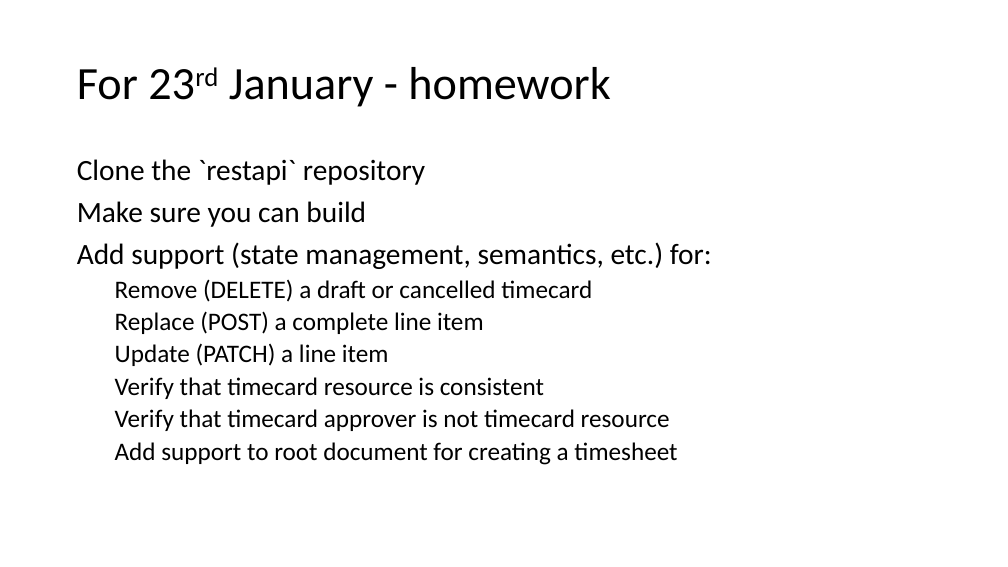
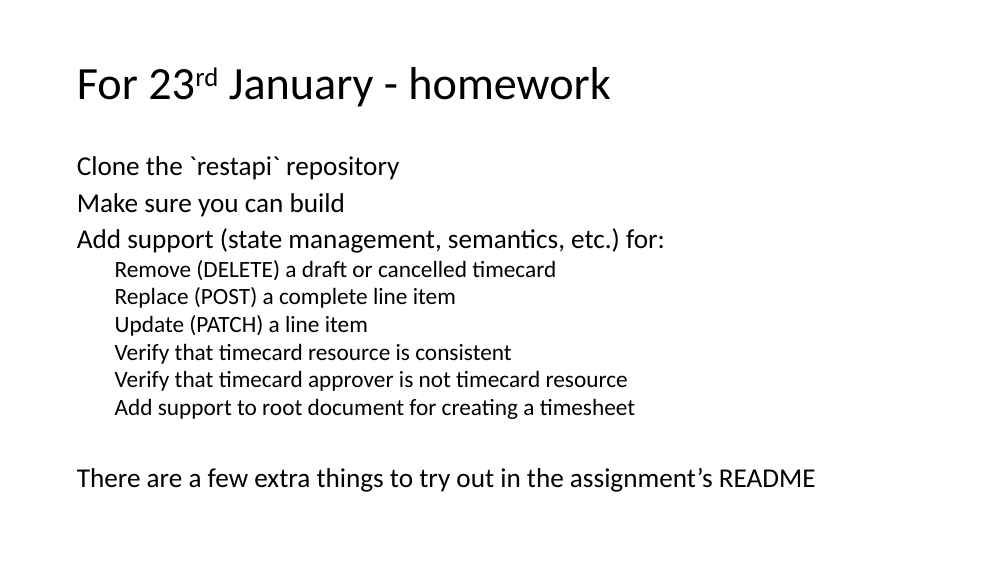
Before and after one commit to IrenaNiu/SU_CPSC_5200_20WQ, a slide deck: slide 22 of lectures/01 - API Design Part I.pptx. Drawn at 1008x567 pixels with LibreOffice and Linux fonts; fonts in the diff are those of the drawing. Boxes give left, top, right and bottom in pixels: in the first picture for what was removed or moved away, otherwise in the second. Text is boxed around its words. In the diff, an @@ line names an element or a change of style, - is before the commit and + after.

Commit message:
lecture materials and assignment

```diff
--- a/lectures/01 - API Design Part I.pptx
+++ b/lectures/01 - API Design Part I.pptx
@@ text at bbox=[77, 156, 665, 419]: size 28 to 25.9 pt in "Clone the `restapi` repository", "Make sure you can build", "Add support (state management, semantics, etc.) for:"; size 24 to 22.2 pt in "Remove (DELETE) a draft or cancelled timecard", "Replace (POST) a complete line item", "Update (PATCH) a line item", "Verify that timecard resource is consistent" and 2 more places; line spacing 0.9 to 0.8 @@
@@ text at bbox=[77, 468, 816, 492]: paragraph added @@
+There are a few extra things to try out in the assignment’s README
```
Also in this commit, not shown: 4 other slides changed, 34 other files.
